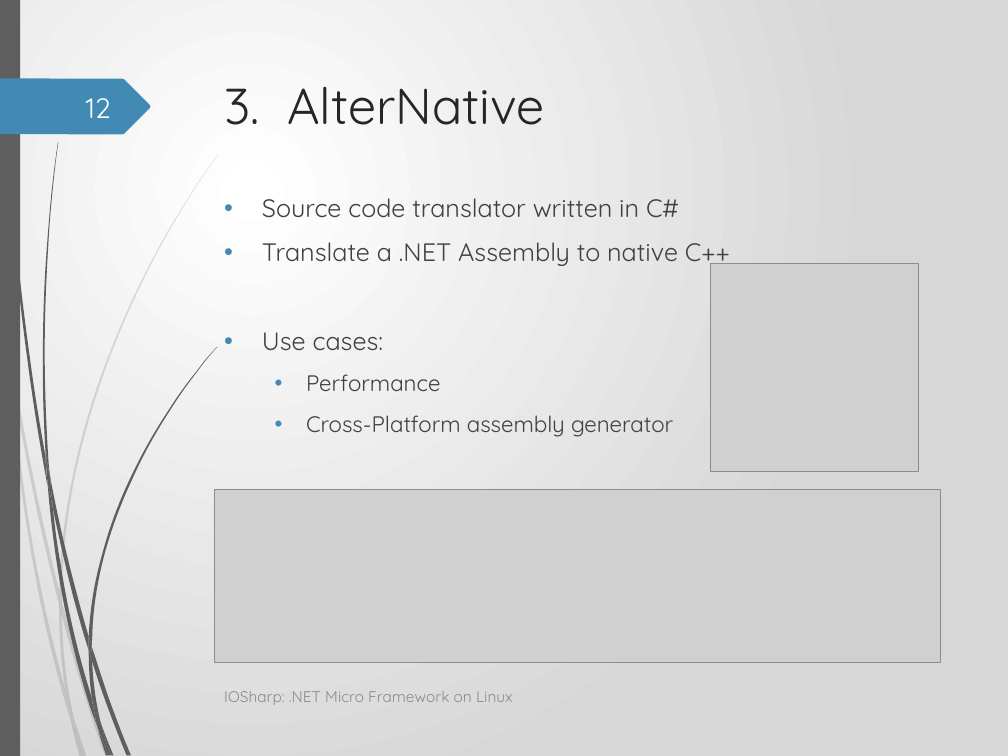
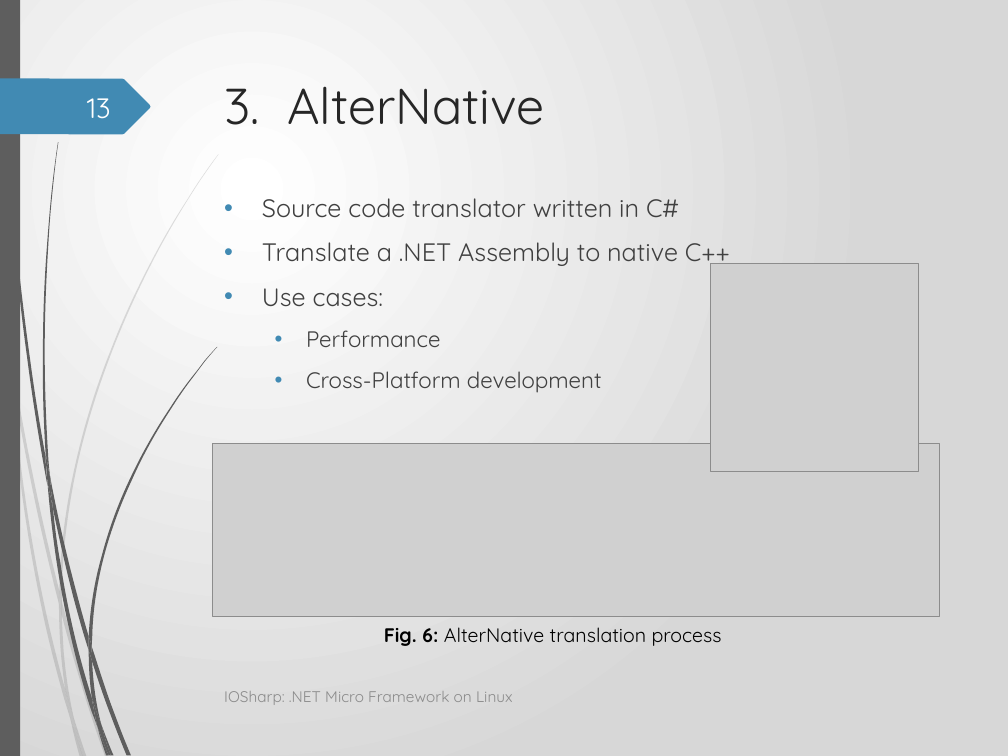
Before and after one commit to GerardSoleCa/BachelorThesisMisc, a slide deck: slide 13 of ThesisDoc/IOSharp.pptx (slide 12 before the commit). Drawn at 1008x756 pixels with LibreOffice and Linux fonts; fonts in the diff are those of the drawing; grey boxes stand for pictures; background and template pictures are left out. Boxes give left, top, right and bottom in pixels: in the first picture for what was removed or moved away, otherwise in the second. Text is boxed around its words. In the diff, an @@ line names an element or a change of style, - is before the commit and + after.

```diff
--- a/ThesisDoc/IOSharp.pptx
+++ b/ThesisDoc/IOSharp.pptx
@@ page number at (87, 98, 111, 119): text changed @@
-12
+13
@@ text at (306, 371, 602, 393): text changed @@
-  • Cross-Platform assembly generator
+  • Cross-Platform development
@@ picture: place and size @@
-picture at (214, 489, 940, 662)
+picture at (213, 444, 939, 617)
@@ text added at (384, 627, 722, 646), 14 pt, text #000000 @@
+Fig. 6: AlterNative translation process
```
Also in this commit, not shown: 17 other slides changed, 2 slides added, 1 slide removed, 3 other files.
